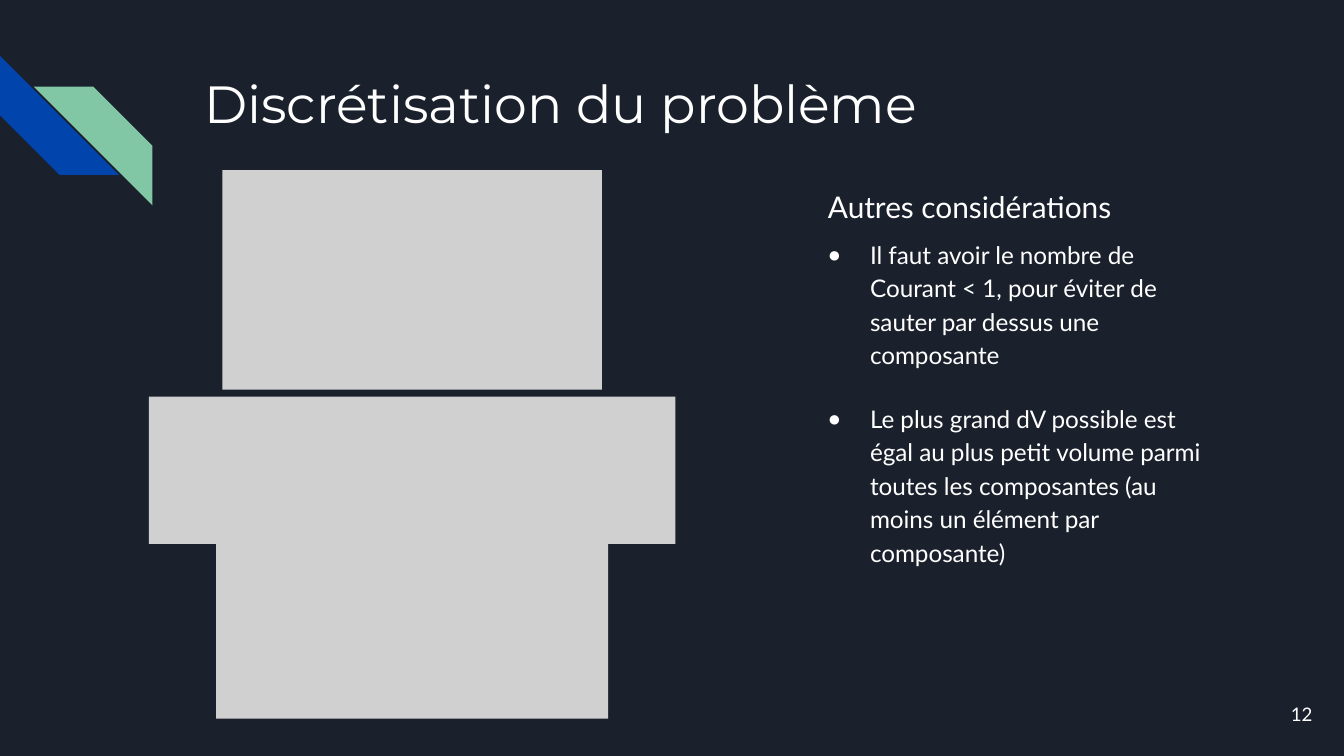
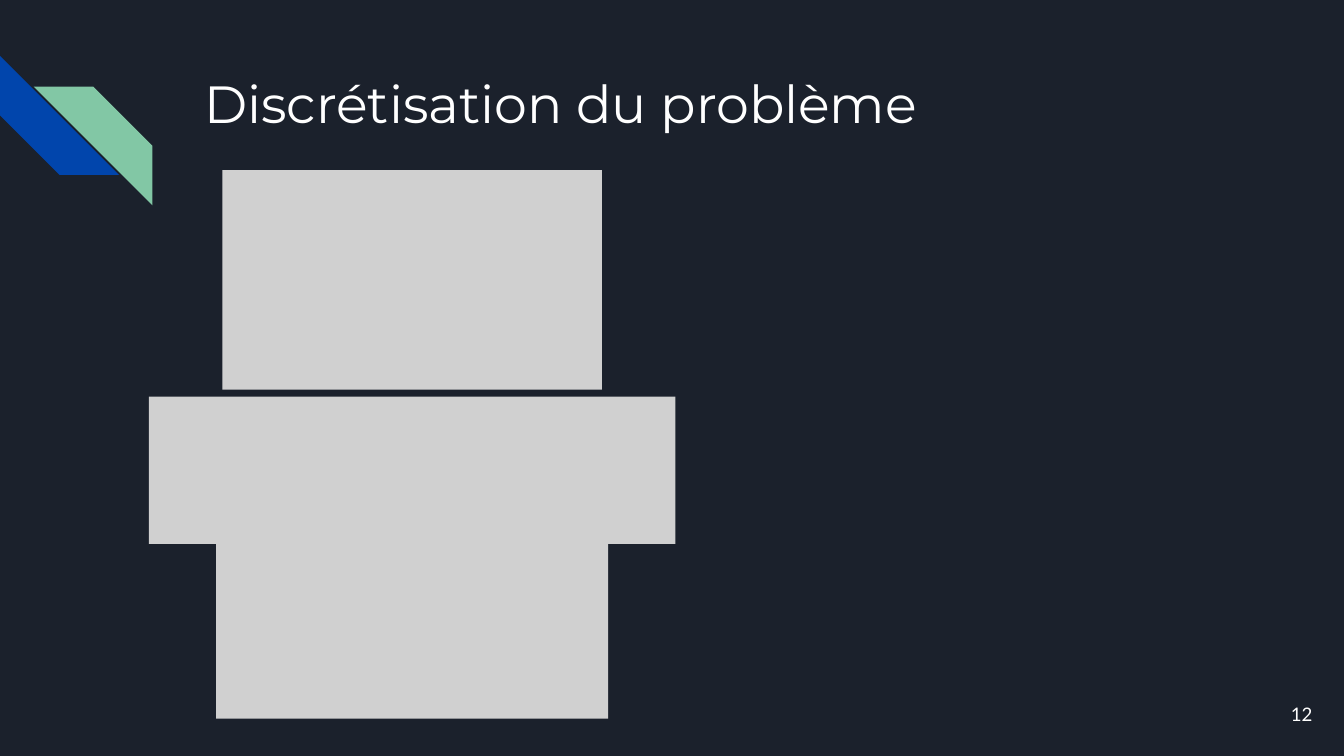
Before and after one commit to Luckabarbeau/Final_projet_mec8211, a slide deck: slide 12 of Presentation-projet-de-session.pptx. Drawn at 1344x756 pixels with LibreOffice and Linux fonts; fonts in the diff are those of the drawing; grey boxes stand for pictures. Boxes give left, top, right and bottom in pixels: in the first picture for what was removed or moved away, otherwise in the second. Text is boxed around its words. In the diff, an @@ line names an element or a change of style, - is before the commit and + after.

```diff
--- a/Presentation-projet-de-session.pptx
+++ b/Presentation-projet-de-session.pptx
@@ text removed at (x1=828, y1=196, x2=1200, y2=566) @@
-Autres considérations
-● Il faut avoir le nombre de Courant < 1, pour éviter de sauter par dessus une composante
-● Le plus grand dV possible est égal au plus petit volume parmi toutes les composantes (au moins un élément par composante)
```
Also in this commit, not shown: 13 other slides changed.
